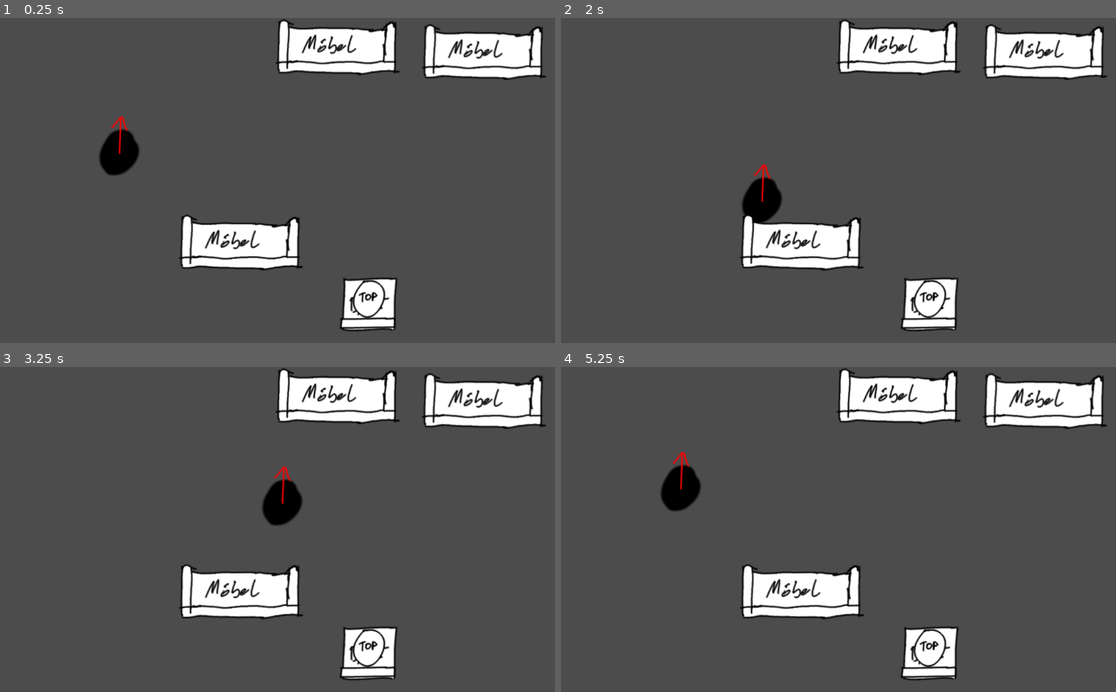
Above: before the commit, frames 1-4 (two rows, left to right).
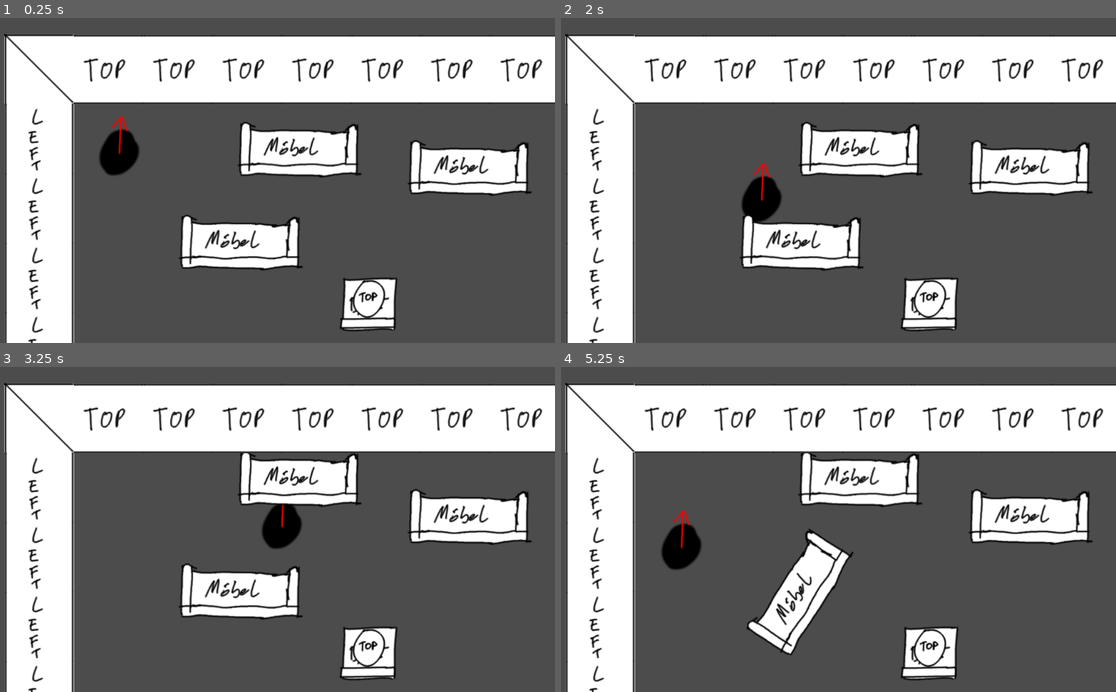
Above: after the commit, the same moments.

Repository: gingergenius/Spotify1962
Game: Godot game, scene res://game.tscn
Same seed, same stepped clock (60 frames per second), same inputs: the game is played once before the commit and once after it.
Inputs:
- Up to frame 1 (0.25 s): no input
- Up to frame 2 (2 s): tap Enter at 0.5 s; hold D (player_right) 0.53-1.28 s; hold Space (player_pull) 0.53-1.28 s; hold S (player_down) from 1.28 s (still down); tap Space (player_pull) at 1.35 s
- Up to frame 3 (3.25 s): tap Space (player_pull) at 2, 2.85 s; release S (player_down) at 2.03 s; hold D (player_right) 2.03-2.78 s; hold Space (player_pull) 2.03-2.78 s; hold W (player_up) from 2.78 s (still down)
- Up to frame 4 (5.25 s): release W (player_up) at 3.53 s; hold Space (player_pull) 3.53-4.28 s; hold A (player_left) 3.53-5.03 s; tap Space (player_pull) at 4.35 s; hold S (player_down) from 5.03 s (still down); hold Space (player_pull) from 5.03 s (still down)

The runs differ from the first frame. In frame 1, 33% of the frame differs, in the area x 0-100%, y 0-100%; in frame 2, 33%; in frame 3, 34%; in frame 4, 39%.

Commit message:
Add some walls

Diff:
--- a/game.tscn
+++ b/game.tscn
@@ -1,15 +1,38 @@
-[gd_scene load_steps=7 format=2]
+[gd_scene load_steps=18 format=2]
 
 [ext_resource path="res://scripts/player.gd" type="Script" id=1]
 [ext_resource path="res://images/player_prototype.png" type="Texture" id=2]
 [ext_resource path="res://objects/movable_funiture.tscn" type="PackedScene" id=3]
 [ext_resource path="res://objects/rotatable_furniture.tscn" type="PackedScene" id=4]
 [ext_resource path="res://objects/movable_rotatable_chair.tscn" type="PackedScene" id=5]
+[ext_resource path="res://images/wall_topleft.png" type="Texture" id=6]
+[ext_resource path="res://images/wall_topright.png" type="Texture" id=7]
+[ext_resource path="res://images/wall_bottomright.png" type="Texture" id=8]
+[ext_resource path="res://images/wall_bottomleft.png" type="Texture" id=9]
+[ext_resource path="res://images/wall_left.png" type="Texture" id=10]
+[ext_resource path="res://images/wall_top.png" type="Texture" id=11]
+[ext_resource path="res://images/wall_right.png" type="Texture" id=12]
+[ext_resource path="res://images/wall_bottom.png" type="Texture" id=13]
 
 [sub_resource type="CircleShape2D" id=1]
 
 custom_solver_bias = 0.0
 radius = 34.0
+
+[sub_resource type="RectangleShape2D" id=2]
+
+custom_solver_bias = 0.0
+extents = Vector2( 62.5336, 64.3833 )
+
+[sub_resource type="RectangleShape2D" id=3]
+
+custom_solver_bias = 0.0
+extents = Vector2( 62.0943, 253.993 )
+
+[sub_resource type="RectangleShape2D" id=4]
+
+custom_solver_bias = 0.0
+extents = Vector2( 504.308, 64.3833 )
 
 [node name="game" type="Node" index="0"]
 
@@ -46,74 +69,210 @@
 
 [node name="CollisionShape2D2" type="CollisionShape2D" parent="player" index="1"]
 
-position = Vector2( 1.19748, 11.3759 )
+position = Vector2( -1.88339, 11.3759 )
 scale = Vector2( 1.10773, 1.10773 )
 shape = SubResource( 1 )
 _sections_unfolded = [ "Transform" ]
 
-[node name="player_old" type="KinematicBody2D" parent="." index="1"]
-
-position = Vector2( -54.5953, 301.672 )
-input_pickable = false
-collision_layer = 1028
-collision_mask = 1
-collision/safe_margin = 0.08
-_sections_unfolded = [ "Collision" ]
-
-[node name="player_prototype" type="Sprite" parent="player_old" index="0"]
-
-position = Vector2( -1, -3.05176e-05 )
-scale = Vector2( 0.999999, 0.999999 )
-texture = ExtResource( 2 )
-
-[node name="CollisionShape2D" type="CollisionShape2D" parent="player_old" index="1"]
-
-position = Vector2( 0.231171, 12.2899 )
-scale = Vector2( 1.10773, 1.10773 )
-shape = SubResource( 1 )
-
-[node name="furniture_collision_rigidbody" type="RigidBody2D" parent="player_old" index="2"]
-
-input_pickable = false
-collision_layer = 2
-collision_mask = 1
-mode = 3
-mass = 1.0
-friction = 1.0
-bounce = 0.0
-gravity_scale = 1.0
-custom_integrator = false
-continuous_cd = 0
-contacts_reported = 0
-contact_monitor = false
-sleeping = false
-can_sleep = true
-linear_velocity = Vector2( 0, 0 )
-linear_damp = -1.0
-angular_velocity = 0.0
-angular_damp = -1.0
-_sections_unfolded = [ "Collision" ]
-
-[node name="CollisionShape2D2" type="CollisionShape2D" parent="player_old/furniture_collision_rigidbody" index="0"]
-
-position = Vector2( 0.0955353, 12.8894 )
-scale = Vector2( 1.2034, 1.2034 )
-shape = SubResource( 1 )
-
-[node name="furniture" type="Node2D" parent="." index="2"]
+[node name="furniture" type="Node2D" parent="." index="1"]
 
 [node name="movable_funiture" parent="furniture" index="0" instance=ExtResource( 3 )]
 
-position = Vector2( 627.02, 55.5975 )
+position = Vector2( 556.814, 244.674 )
 
 [node name="movable_funiture2" parent="furniture" index="1" instance=ExtResource( 3 )]
 
-position = Vector2( 896.598, 64.5104 )
+position = Vector2( 870.285, 278.376 )
 
 [node name="rotatable_furniture" parent="furniture" index="2" instance=ExtResource( 4 )]
 
-[node name="furniture_builder_place" type="Node2D" parent="." index="3"]
+[node name="movable_rotatable_chair" parent="furniture" index="3" instance=ExtResource( 5 )]
+
+position = Vector2( 683.573, 533.824 )
+
+[node name="furniture_builder_place" type="Node2D" parent="." index="2"]
 
 position = Vector2( 278.464, 253.591 )
 
-[node name="movable_rotatable_chair" parent="furniture_builder_place" index="0" instance=ExtResource( 5 )]
+[node name="walls" type="Node2D" parent="." index="3"]
+
+position = Vector2( 30.7613, 33.0496 )
+_sections_unfolded = [ "Transform" ]
+
+[node name="wall_topleft" type="Sprite" parent="walls" index="0"]
+
+editor/display_folded = true
+position = Vector2( 42.3559, 60.9685 )
+texture = ExtResource( 6 )
+_sections_unfolded = [ "Animation", "Offset", "Region" ]
+
+[node name="StaticBody2D" type="StaticBody2D" parent="walls/wall_topleft" index="0"]
+
+input_pickable = false
+collision_layer = 1
+collision_mask = 1
+constant_linear_velocity = Vector2( 0, 0 )
+constant_angular_velocity = 0.0
+friction = 1.0
+bounce = 0.0
+
+[node name="CollisionShape2D" type="CollisionShape2D" parent="walls/wall_topleft/StaticBody2D" index="0"]
+
+shape = SubResource( 2 )
+
+[node name="wall_topright" type="Sprite" parent="walls" index="1"]
+
+editor/display_folded = true
+position = Vector2( 1170.41, 62.7896 )
+texture = ExtResource( 7 )
+_sections_unfolded = [ "Animation", "Offset", "Region" ]
+
+[node name="StaticBody2D" type="StaticBody2D" parent="walls/wall_topright" index="0"]
+
+input_pickable = false
+collision_layer = 1
+collision_mask = 1
+constant_linear_velocity = Vector2( 0, 0 )
+constant_angular_velocity = 0.0
+friction = 1.0
+bounce = 0.0
+
+[node name="CollisionShape2D" type="CollisionShape2D" parent="walls/wall_topright/StaticBody2D" index="0"]
+
+rotation = -0.0104588
+shape = SubResource( 2 )
+
+[node name="wall_bottomright" type="Sprite" parent="walls" index="2"]
+
+editor/display_folded = true
+position = Vector2( 1167.26, 689.448 )
+texture = ExtResource( 8 )
+_sections_unfolded = [ "Animation", "Offset", "Region" ]
+
+[node name="StaticBody2D" type="StaticBody2D" parent="walls/wall_bottomright" index="0"]
+
+input_pickable = false
+collision_layer = 1
+collision_mask = 1
+constant_linear_velocity = Vector2( 0, 0 )
+constant_angular_velocity = 0.0
+friction = 1.0
+bounce = 0.0
+
+[node name="CollisionShape2D" type="CollisionShape2D" parent="walls/wall_bottomright/StaticBody2D" index="0"]
+
+position = Vector2( 1.99603, 1.85382 )
+shape = SubResource( 2 )
+
+[node name="wall_bottomleft" type="Sprite" parent="walls" index="3"]
+
+editor/display_folded = true
+position = Vector2( 42.6593, 688.28 )
+texture = ExtResource( 9 )
+_sections_unfolded = [ "Animation", "Offset", "Region" ]
+
+[node name="StaticBody2D" type="StaticBody2D" parent="walls/wall_bottomleft" index="0"]
+
+input_pickable = false
+collision_layer = 1
+collision_mask = 1
+constant_linear_velocity = Vector2( 0, 0 )
+constant_angular_velocity = 0.0
+friction = 1.0
+bounce = 0.0
+
+[node name="CollisionShape2D" type="CollisionShape2D" parent="walls/wall_bottomleft/StaticBody2D" index="0"]
+
+position = Vector2( 1.99603, 1.85382 )
+shape = SubResource( 2 )
+
+[node name="wall_left" type="Sprite" parent="walls" index="4"]
+
+position = Vector2( 42.7585, 374.93 )
+texture = ExtResource( 10 )
+region_enabled = true
+region_rect = Rect2( 0, 0, 128, 500 )
+_sections_unfolded = [ "Region" ]
+
+[node name="StaticBody2D" type="StaticBody2D" parent="walls/wall_left" index="0"]
+
+input_pickable = false
+collision_layer = 1
+collision_mask = 1
+constant_linear_velocity = Vector2( 0, 0 )
+constant_angular_velocity = 0.0
+friction = 1.0
+bounce = 0.0
+
+[node name="CollisionShape2D" type="CollisionShape2D" parent="walls/wall_left/StaticBody2D" index="0"]
+
+shape = SubResource( 3 )
+
+[node name="wall_top" type="Sprite" parent="walls" index="5"]
+
+position = Vector2( 606.576, 61.7917 )
+texture = ExtResource( 11 )
+region_enabled = true
+region_rect = Rect2( 0, 0, 1000, 128 )
+_sections_unfolded = [ "Animation", "Offset", "Region" ]
+
+[node name="StaticBody2D" type="StaticBody2D" parent="walls/wall_top" index="0"]
+
+input_pickable = false
+collision_layer = 1
+collision_mask = 1
+constant_linear_velocity = Vector2( 0, 0 )
+constant_angular_velocity = 0.0
+friction = 1.0
+bounce = 0.0
+
+[node name="CollisionShape2D" type="CollisionShape2D" parent="walls/wall_top/StaticBody2D" index="0"]
+
+position = Vector2( 1.99603, 1.85382 )
+shape = SubResource( 4 )
+
+[node name="wall_right" type="Sprite" parent="walls" index="6"]
+
+position = Vector2( 1166.67, 378.528 )
+texture = ExtResource( 12 )
+region_enabled = true
+region_rect = Rect2( 0, 0, 128, 500 )
+_sections_unfolded = [ "Animation", "Offset", "Region" ]
+
+[node name="StaticBody2D" type="StaticBody2D" parent="walls/wall_right" index="0"]
+
+input_pickable = false
+collision_layer = 1
+collision_mask = 1
+constant_linear_velocity = Vector2( 0, 0 )
+constant_angular_velocity = 0.0
+friction = 1.0
+bounce = 0.0
+
+[node name="CollisionShape2D" type="CollisionShape2D" parent="walls/wall_right/StaticBody2D" index="0"]
+
+position = Vector2( 1.99603, 1.85382 )
+shape = SubResource( 3 )
+
+[node name="wall_bottom" type="Sprite" parent="walls" index="7"]
+
+position = Vector2( 602.333, 690.19 )
+texture = ExtResource( 13 )
+region_enabled = true
+region_rect = Rect2( 0, 0, 1000, 128 )
+_sections_unfolded = [ "Animation", "Offset", "Region" ]
+
+[node name="StaticBody2D" type="StaticBody2D" parent="walls/wall_bottom" index="0"]
+
+input_pickable = false
+collision_layer = 1
+collision_mask = 1
+constant_linear_velocity = Vector2( 0, 0 )
+constant_angular_velocity = 0.0
+friction = 1.0
+bounce = 0.0
+
+[node name="CollisionShape2D" type="CollisionShape2D" parent="walls/wall_bottom/StaticBody2D" index="0"]
+
+position = Vector2( 1.99603, 1.85382 )
+shape = SubResource( 4 )
Binary file added: images/wall_bottom.png
Not shown, added: images/wall_bottom.png.import
Binary file added: images/wall_bottomleft.png
Not shown, added: images/wall_bottomleft.png.import
Binary file added: images/wall_bottomright.png
Not shown, added: images/wall_bottomright.png.import
Binary file added: images/wall_left.png
Not shown, added: images/wall_left.png.import
Binary file added: images/wall_right.png
Not shown, added: images/wall_right.png.import
Binary file added: images/wall_top.png
Not shown, added: images/wall_top.png.import
(and 4 more such lines)
